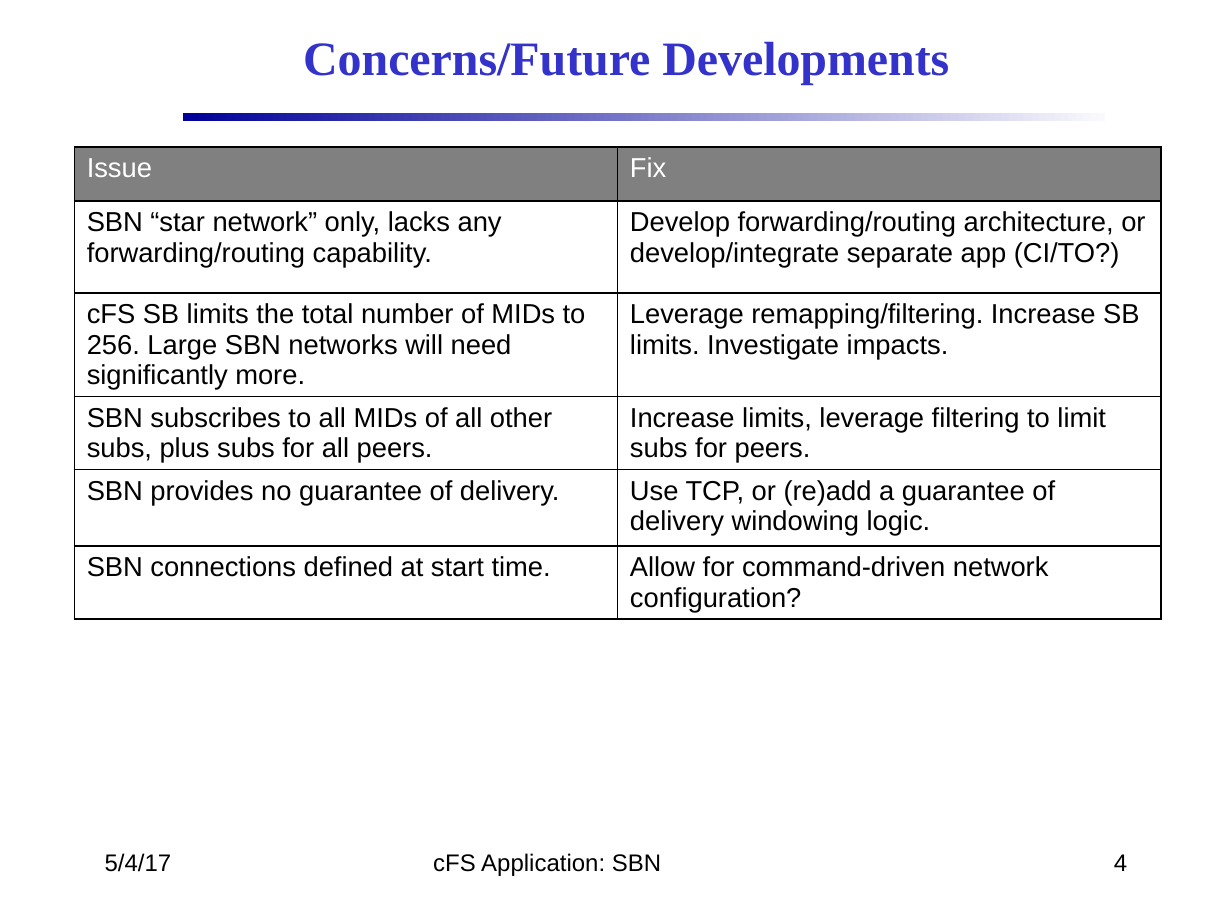
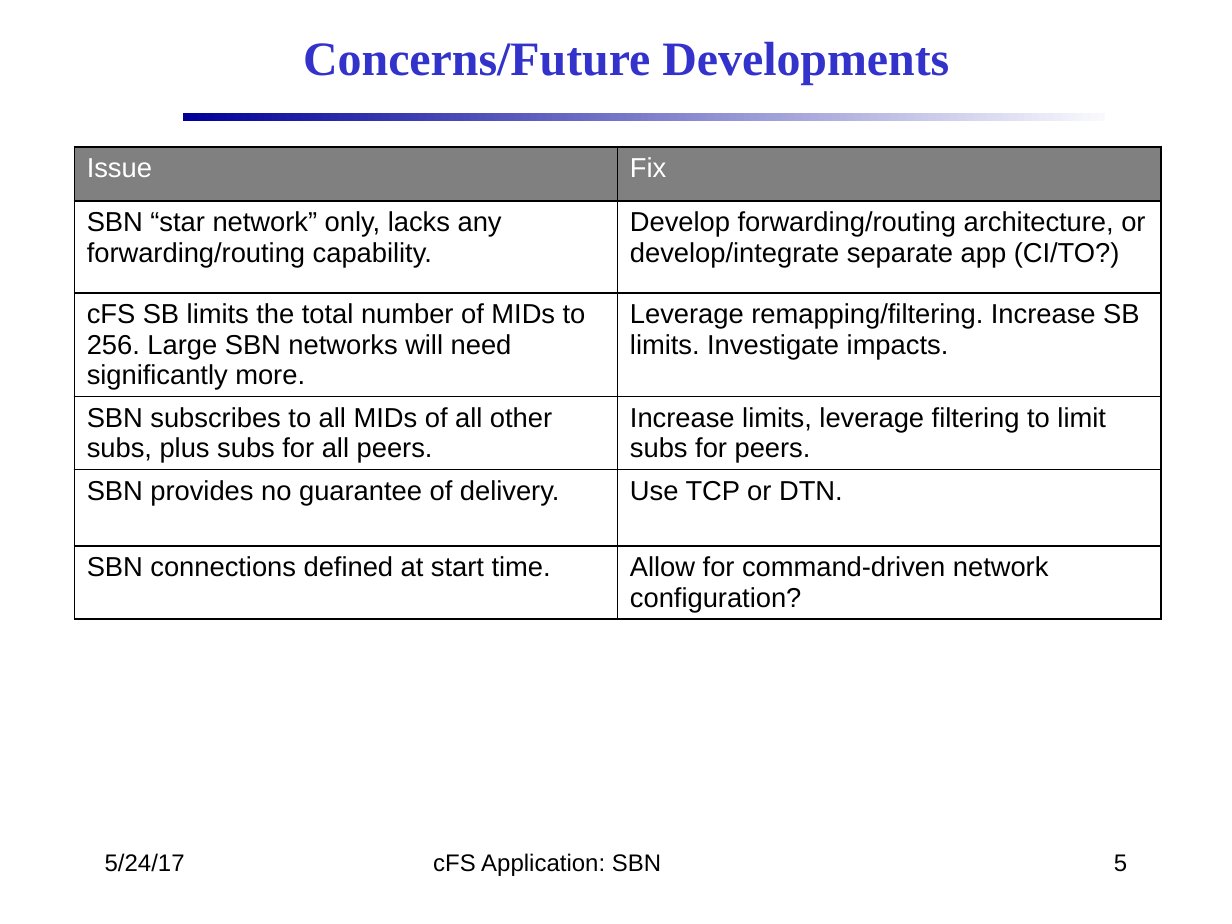
Before and after one commit to nasa/SBN, a slide deck: slide 5 of docs/SBN_Design.pptx (slide 4 before the commit). Drawn at 1232x924 pixels with LibreOffice and Linux fonts; fonts in the diff are those of the drawing; background and template pictures are left out. Boxes give left, top, right and bottom in pixels: in the first picture for what was removed or moved away, otherwise in the second. Text is boxed around its words. In the diff, an @@ line names an element or a change of style, - is before the commit and + after.

```diff
--- a/docs/SBN_Design.pptx
+++ b/docs/SBN_Design.pptx
@@ table at [74,147,1161,636] @@
-row 5, column 2: Use TCP, or (re)add a guarantee of delivery windowing logic.
+row 5, column 2: Use TCP or DTN.
@@ text at [105,853,185,872]: text changed @@
-5/4/17
+5/24/17
@@ page number at [1114,854,1127,872]: text changed @@
-4
+5
```
Also in this commit, not shown: 17 other slides changed, 1 slide added, 3 slides removed.
